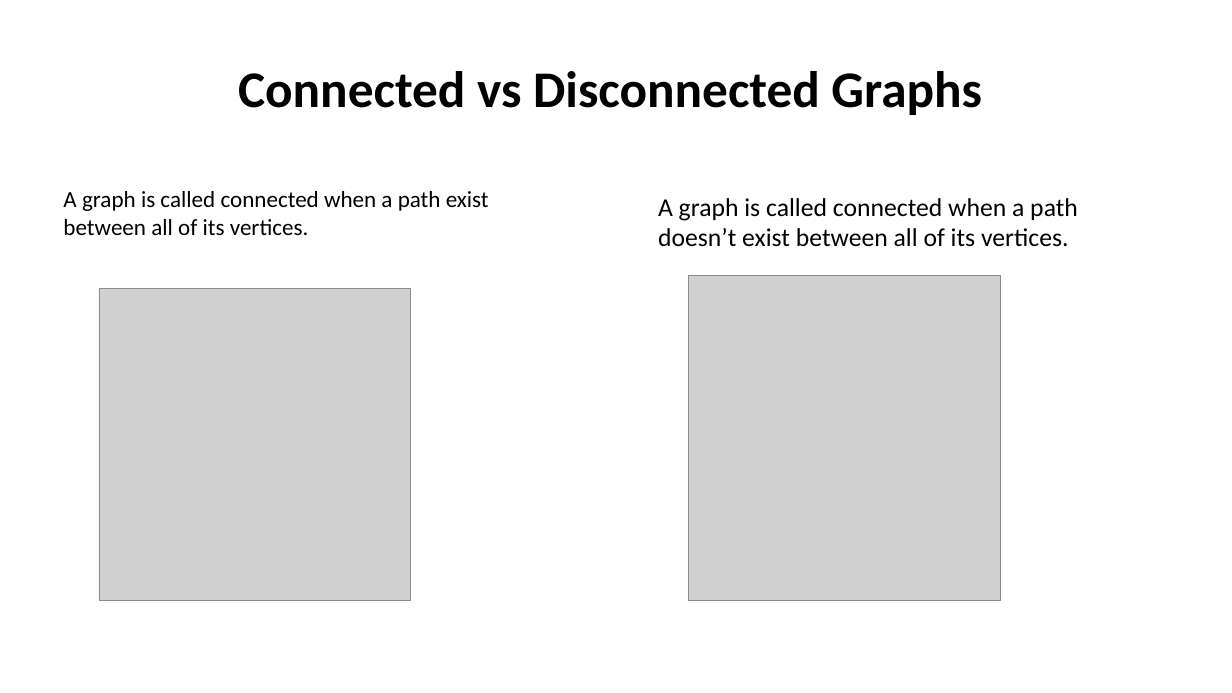
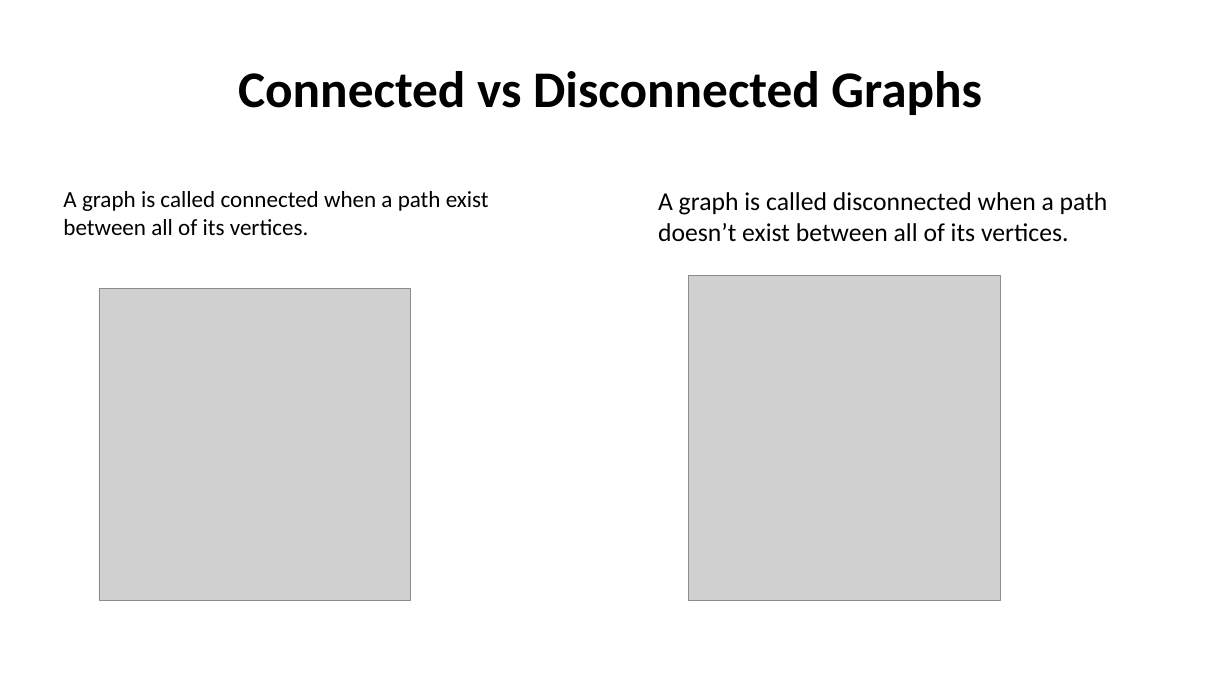
Before and after one commit to ibmbt/group5_graphtheory, a slide deck: slide 8 of group5_graphtheory.pptx. Drawn at 1232x693 pixels with LibreOffice and Linux fonts; fonts in the diff are those of the drawing; grey boxes stand for pictures. Boxes give left, top, right and bottom in pixels: in the first picture for what was removed or moved away, otherwise in the second. Text is boxed around its words. In the diff, an @@ line names an element or a change of style, - is before the commit and + after.

Commit message:
Corrected a mistake
In the Disconnected Graph slide, dis was missing from disconnected

```diff
--- a/group5_graphtheory.pptx
+++ b/group5_graphtheory.pptx
@@ text at bbox=[658, 192, 1108, 242]: text changed @@
-A graph is called connected when a path doesn’t exist between all of its vertices.
+A graph is called disconnected when a path doesn’t exist between all of its vertices.
```
